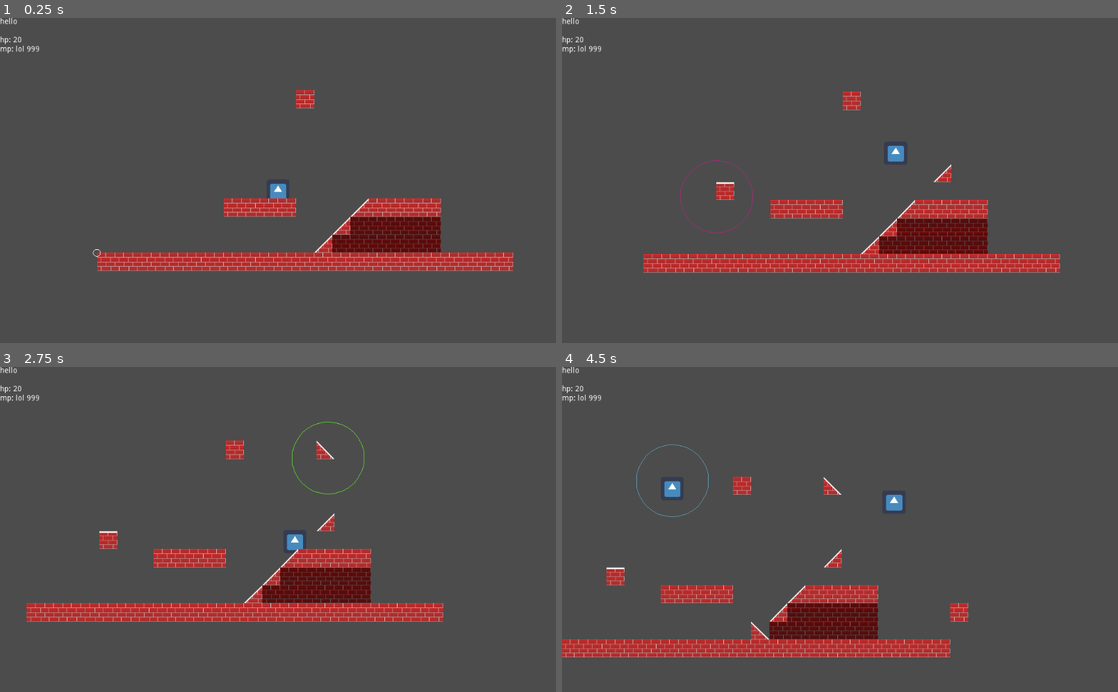
Above: before the commit, frames 1-4 (two rows, left to right).
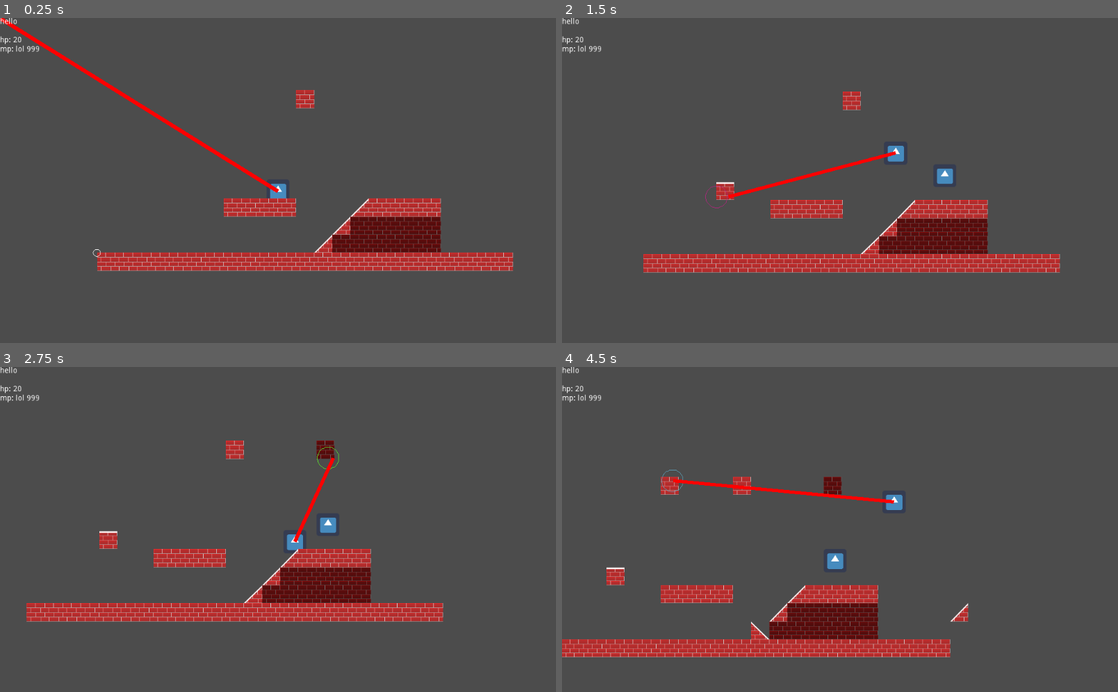
Above: after the commit, the same moments.

Repository: HenryFBP/2d-godot-game
Game: Godot game, scene res://main.tscn
Same seed, same stepped clock (60 frames per second), same inputs: the game is played once before the commit and once after it. The engine's default icon, where the game draws it, is replaced by a stand-in: a white triangle on a blue panel in a dark square.
Inputs (mouse positions are in pixels of both pictures, inside the frame that each line leads up to):
- Up to frame 1 (0.25 s): no input
- Up to frame 2 (1.5 s): tap Enter at 0.5 s; move the mouse to (962, 164) at 0.52 s; press the mouse at (962, 164) at 0.53 s; hold D (player_right) from 0.53 s (still down); tap Space (player_jump) at 0.77 s; move the mouse to (728, 196) at 1.27 s; release the mouse at (728, 196) at 1.28 s; click (728, 196) at 1.35 s
- Up to frame 3 (2.75 s): tap Space (player_jump) at 1.52 s; move the mouse to (333, 458) at 2.02 s; release D (player_right) at 2.03 s; press the mouse at (333, 458) at 2.03 s; hold A (player_left) from 2.03 s (still down)
- Up to frame 4 (4.5 s): move the mouse to (812, 594) at 2.77 s; release A (player_left) at 2.78 s; release the mouse at (812, 594) at 2.78 s; hold D (player_right) 2.78-4.28 s; click (812, 594) at 2.85 s; tap Space (player_jump) at 3.02, 3.77 s; move the mouse to (1006, 578) at 3.52 s; press the mouse at (1006, 578) at 3.53 s; move the mouse to (673, 480) at 4.27 s; release the mouse at (673, 480) at 4.28 s; hold A (player_left) from 4.28 s (still down); click (673, 480) at 4.35 s

The runs differ from the first frame. In frame 1, 0.8% of the frame differs, in the area x 0-51%, y 0-54%; in frame 2, 0.6%; in frame 3, 0.7%; in frame 4, 1.2%, in the area x 13-74%, y 23-79%.

Commit message:
house drawing nodes under debug parent node

Diff:
--- a/main.tscn
+++ b/main.tscn
@@ -1,11 +1,13 @@
-[gd_scene load_steps=8 format=2]
+[gd_scene load_steps=10 format=2]
 
 [ext_resource path="res://src/player.gd" type="Script" id=1]
 [ext_resource path="res://icon.png" type="Texture" id=2]
-[ext_resource path="res://GUI.tscn" type="PackedScene" id=3]
-[ext_resource path="res://tilesets/tileset.tres" type="TileSet" id=4]
-[ext_resource path="res://src/TileMap.gd" type="Script" id=5]
-[ext_resource path="res://src/CanvasLayer.gd" type="Script" id=6]
+[ext_resource path="res://src/Sprite.gd" type="Script" id=3]
+[ext_resource path="res://GUI.tscn" type="PackedScene" id=4]
+[ext_resource path="res://tilesets/tileset.tres" type="TileSet" id=5]
+[ext_resource path="res://src/TileMap.gd" type="Script" id=6]
+[ext_resource path="res://src/ClickCircle.gd" type="Script" id=7]
+[ext_resource path="res://src/BreakDistance.gd" type="Script" id=8]
 
 [sub_resource type="RectangleShape2D" id=1]
 
@@ -13,7 +15,7 @@
 extents = Vector2( 9.66667, 10.2193 )
 _sections_unfolded = [ "Resource" ]
 
-[node name="Root" type="Node"]
+[node name="Root" type="Node" index="0"]
 
 _sections_unfolded = [ "Transform", "Visibility", "collision" ]
 
@@ -30,6 +32,7 @@
 [node name="Sprite" type="Sprite" parent="Player" index="0"]
 
 texture = ExtResource( 2 )
+script = ExtResource( 3 )
 _sections_unfolded = [ "Offset", "Transform" ]
 
 [node name="CollisionShape2D" type="CollisionShape2D" parent="Player" index="1"]
@@ -84,10 +87,19 @@
 occluder_light_mask = 1
 format = 1
 tile_data = PoolIntArray( -589813, 0, 0, -196601, 0, 0, -196600, 0, 0, -196599, 0, 0, -196598, 0, 0, -196594, 2, 0, -19 …(465 unchanged characters)…
-script = ExtResource( 5 )
+script = ExtResource( 6 )
 _sections_unfolded = [ "Cell", "Collision", "Material", "Occluder", "Transform", "Visibility", "Z Index" ]
 
-[node name="Node2D" type="Node2D" parent="TileMap" index="0"]
+[node name="DebugNode2D" type="Node2D" parent="TileMap" index="0"]
 
-script = ExtResource( 6 )
+_sections_unfolded = [ "Transform" ]
+
+[node name="ClickCircle" type="Node2D" parent="TileMap/DebugNode2D" index="0"]
+
+script = ExtResource( 7 )
 _sections_unfolded = [ "Transform", "Visibility", "Z Index" ]
+
+[node name="BreakDistance" type="Node2D" parent="TileMap/DebugNode2D" index="1"]
+
+script = ExtResource( 8 )
+_sections_unfolded = [ "Transform", "Visibility", "Z Index" ]
--- a/project.godot
+++ b/project.godot
@@ -10,7 +10,7 @@
 
 [application]
 
-config/name="New Game Project"
+config/name="Autogrid"
 run/main_scene="res://main.tscn"
 config/icon="res://icon.png"
 
--- /dev/null
+++ b/src/BreakDistance.gd
@@ -0,0 +1,25 @@
+extends Node2D
+
+# Shows how far you can break blocks.
+
+var start = Vector2(0.0, 0.0)
+var color = Color(1.0, 1.0, 1.0)
+var end = Vector2(10.0, 10.0)
+var width = 10.0
+var aa = false
+
+func _ready():
+	# Called when the node is added to the scene for the first time.
+	# Initialization here
+	pass
+
+func set_draw_line(start, end, color):
+	self.start = start
+	self.end = end
+	self.color = color
+
+func _draw():
+	draw_line(start, end, color, width, aa)
+
+func _process(delta):
+	update()
--- a/src/CanvasLayer.gd
+++ b/src/ClickCircle.gd
@@ -1,8 +1,6 @@
 extends Node2D
 
-# class member variables go here, for example:
-# var a = 2
-# var b = "textvar"
+# Makes a circle when you click.
 
 var center = Vector2(0, 0)
 var radius = 10
--- /dev/null
+++ b/src/Sprite.gd
@@ -0,0 +1,17 @@
+extends Sprite
+
+# class member variables go here, for example:
+# var a = 2
+# var b = "textvar"
+
+var inventory = {}
+
+func _ready():
+	# Called when the node is added to the scene for the first time.
+	# Initialization here
+	pass
+
+#func _process(delta):
+#	# Called every frame. Delta is time since last frame.
+#	# Update game logic here.
+#	pass
--- a/src/TileMap.gd
+++ b/src/TileMap.gd
@@ -1,14 +1,23 @@
 extends TileMap
 
 const blocks = preload("res://tilesets/blocks.gd")
+
 onready var block_list = blocks.new()
+onready var player = get_tree().get_root().get_node('Root/Player')
+
+const reach = 250.0
+
+func get_random_cell_id():
+	var p = int(rand_range(0, len(self.tile_set.get_tiles_ids())))
+
+	var tile = self.tile_set.get_tiles_ids()[p]
+
+	return tile
 
 
 func randomize_cell(pos):
 
-	var p = int(rand_range(0, len(self.tile_set.get_tiles_ids())))
-
-	var tile = self.tile_set.get_tiles_ids()[p]
+	var tile = get_random_cell_id()
 
 	self.set_cell(pos.x, pos.y, tile)
 
@@ -27,6 +36,28 @@
 		if x >= width:
 			x = 0
 			y += 1
+
+func add_tile(id, texture):
+	pass
+
+func draw_break_distance():
+	var bd = self.get_node("DebugNode2D/BreakDistance")
+
+	var mloc = get_global_mouse_position()
+	var wloc = self.world_to_map(mloc)
+
+	var ploc = player.position
+	var dist = mloc.distance_to(ploc)
+
+	if dist <= reach:
+		bd.color = Color("#00FF00")
+	else:
+		bd.color = Color("#FF0000")
+
+	bd.start = ploc
+	bd.end = mloc
+
+#func add_new_tile(id, texture,
 
 func load_new_tiles():
 
@@ -63,10 +94,9 @@
 	if event.is_action_pressed('left_mouse'):
 
 		var mloc = get_global_mouse_position()
-
 		var wloc = self.world_to_map(mloc)
 
-		self.get_node("Node2D").set_draw_circle_arc(mloc, 100, 0, 360,
+		self.get_node("DebugNode2D/ClickCircle").set_draw_circle_arc(mloc, 30, 0, 360,
 			Color(rand_range(0.0, 1.0), rand_range(0.0, 1.0), rand_range(0.0, 1.0)))
 
 		randomize_cell(wloc)
@@ -75,7 +105,6 @@
 		pass
 
 
-#func _process(delta):
-#	# Called every frame. Delta is time since last frame.
-#	# Update game logic here.
-#	pass
+
+func _process(delta):
+	draw_break_distance()
Not shown: 1 places in main.tscn that only renumber resources
